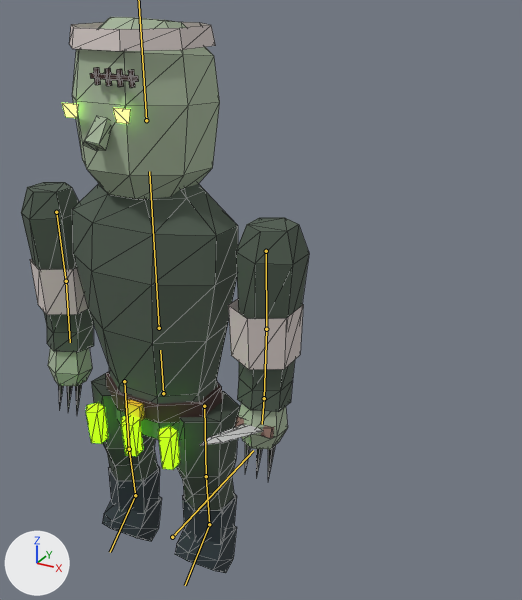
One commit to the glTF model assets/models/ghoul.glb: the scene before it, then after it.
One viewpoint serves both versions: a 50 mm lens placed at (0.634, -0.822, 0.917), pointed at (-0.007, 0.344, 0.334). The axes (+X, +Y, +Z) are drawn at lower left. The lights are the same throughout. The first picture is the older version. The bones that change are drawn over the model as lines. Mesh edges are drawn as thin lines.

Objects in the first picture: 'arm_l_mesh', 'arm_r_mesh', 'body_mesh', 'head_mesh', 'leg_l_mesh', 'leg_r_mesh', 'weapon_mesh'.
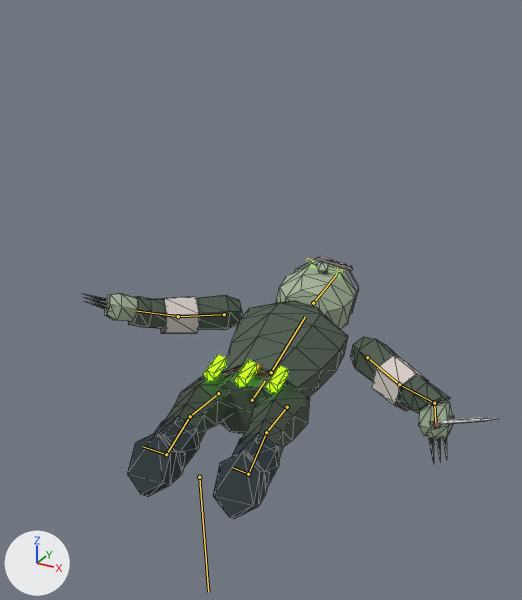
The newer file adds an action. The first version stands in its rest pose; the second is drawn at frame 20 of the action 'die'.

The edits, one by one:
Bone 'root' (bone_root) moves from (0.0, 0.0, 0.0) to (0.0, 0.094, 0.069).
Bone 'root' (bone_root) turns from (0, 0, 0) to (-87, 0, 8) degrees about its own x, y and z.
Bone 'hips' (bone_hips) moves from (0.0, 0.0, 0.0) to (0.0, -0.032, 0.0).
Bone 'chest' (bone_chest) turns from (0, 0, 0) to (5, 9, 0) degrees about its own x, y and z.
Bone 'head' (bone_head) turns from (0, 0, 0) to (-11, 3, 0) degrees about its own x, y and z.
Bone 'upper_arm_l' (bone_upper_arm_l) turns from (0, 0, 0) to (-5, 8, 51) degrees about its own x, y and z.
Bone 'forearm_l' (bone_forearm_l) turns from (0, 0, 0) to (-6, 0, 0) degrees about its own x, y and z.
Bone 'upper_arm_r' (bone_upper_arm_r) turns from (0, 0, 0) to (-5, -8, -51) degrees about its own x, y and z.
Bone 'forearm_r' (bone_forearm_r) turns from (0, 0, 0) to (-6, 0, 0) degrees about its own x, y and z.
Bone 'hand_r' (bone_hand_r) turns from (0, 0, 0) to (80, 0, 0) degrees about its own x, y and z.
Bone 'thigh_l' (bone_thigh_l) turns from (0, 0, 0) to (-10, 0, 1) degrees about its own x, y and z.
Bone 'shin_l' (bone_shin_l) turns from (0, 0, 0) to (19, 0, 0) degrees about its own x, y and z.
Bone 'foot_l' (bone_foot_l) turns from (0, 0, 0) to (-4, 0, 0) degrees about its own x, y and z.
Bone 'thigh_r' (bone_thigh_r) turns from (0, 0, 0) to (-10, 0, -1) degrees about its own x, y and z.
Bone 'shin_r' (bone_shin_r) turns from (0, 0, 0) to (19, 0, 0) degrees about its own x, y and z.
Bone 'foot_r' (bone_foot_r) turns from (0, 0, 0) to (-4, 0, 0) degrees about its own x, y and z.

Boxes [x1, y1, x2, y2] around the edits, measured in the pictures (522 x 600 px):
'body_mesh', posed (13% narrower, 53% shorter): before [72, 184, 238, 470]; after [203, 300, 348, 435]
'head_mesh', posed: before [62, 17, 220, 199]; after [276, 256, 359, 329]
'arm_r_mesh', posed (27% wider, 51% shorter): before [228, 218, 309, 478]; after [350, 337, 453, 464]
'arm_l_mesh', posed (115% wider, 82% shorter): before [21, 182, 94, 414]; after [84, 294, 242, 334]
'leg_r_mesh', posed (48% wider, 25% shorter): before [175, 391, 240, 573]; after [213, 382, 310, 519]
'leg_l_mesh', posed: before [91, 372, 162, 541]; after [127, 371, 231, 497]
'weapon_mesh', posed: before [200, 416, 274, 446]; after [432, 416, 498, 429]
bone 'root', root to tip: before (172, 537) to (253, 450); after (199, 477) to (208, 592)
bone 'hips', root to tip: before (163, 393) to (160, 350); after (252, 400) to (265, 381)
bone 'chest', root to tip: before (159, 328) to (149, 171); after (271, 372) to (305, 317)
bone 'upper_arm_l', root to tip: before (56, 212) to (66, 281); after (224, 314) to (178, 316)
bone 'forearm_l', root to tip: before (66, 281) to (70, 342); after (178, 316) to (134, 310)
bone 'upper_arm_r', root to tip: before (266, 251) to (266, 329); after (367, 357) to (399, 384)
bone 'forearm_r', root to tip: before (266, 329) to (264, 398); after (399, 384) to (434, 403)
bone 'hand_r', root to tip: before (264, 398) to (262, 424); after (434, 403) to (435, 422)
bone 'thigh_l', root to tip: before (124, 381) to (129, 449); after (218, 393) to (190, 416)
bone 'shin_l', root to tip: before (129, 449) to (135, 495); after (190, 416) to (166, 454)
bone 'foot_l', root to tip: before (135, 495) to (110, 552); after (166, 454) to (142, 446)
bone 'thigh_r', root to tip: before (204, 406) to (206, 476); after (287, 407) to (266, 432)
bone 'shin_r', root to tip: before (206, 476) to (209, 524); after (266, 432) to (248, 474)
bone 'foot_r', root to tip: before (209, 524) to (185, 585); after (248, 474) to (232, 467)
